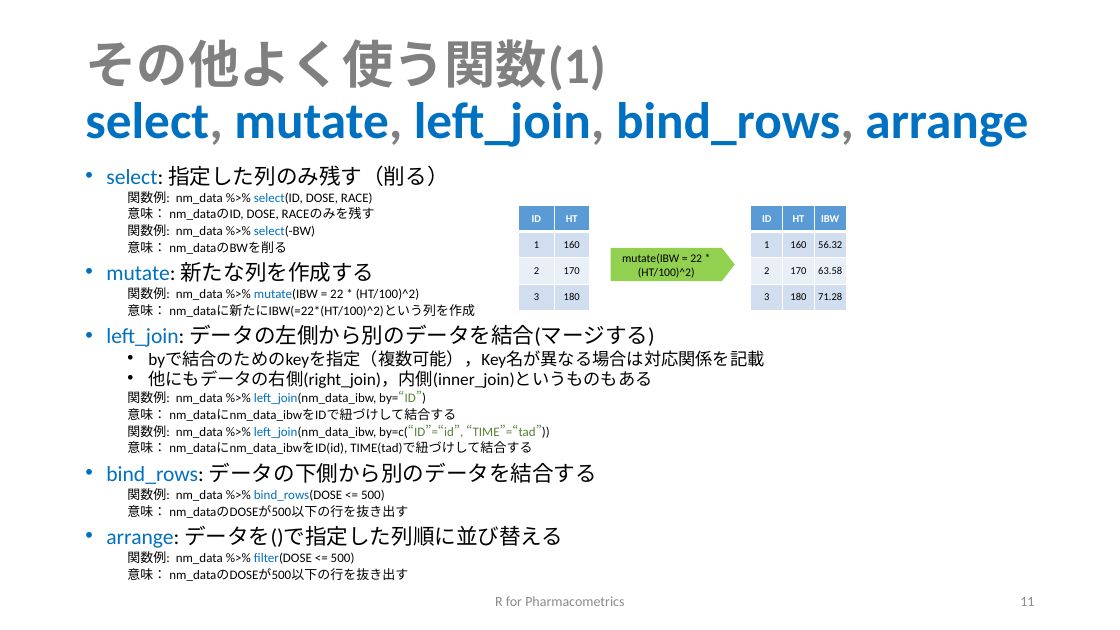
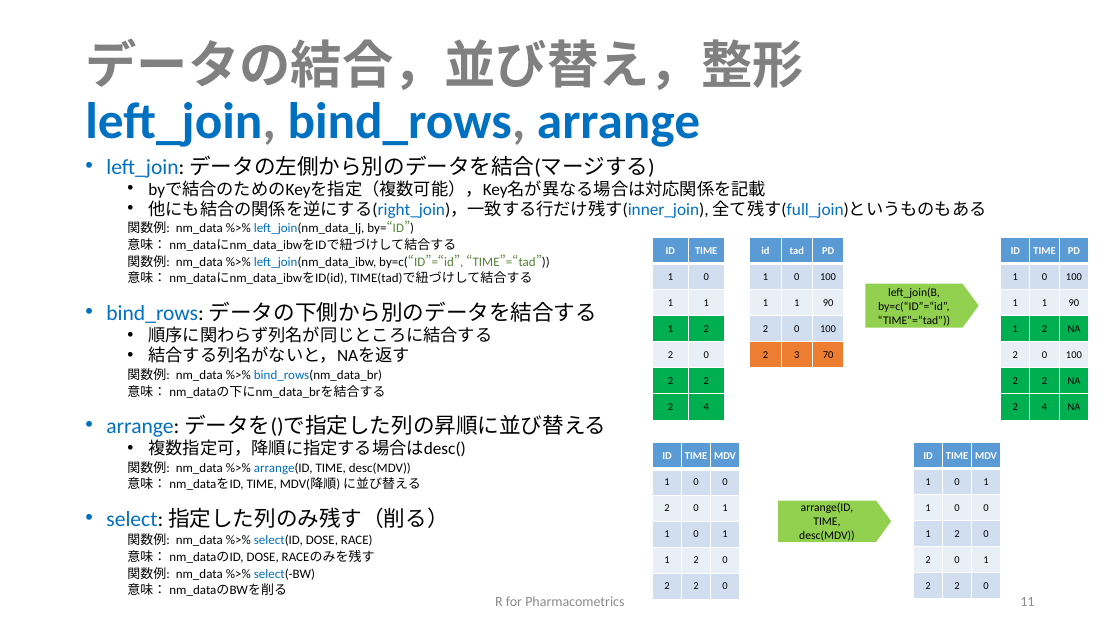
Before and after one commit to MasatoFukae/R-for-PMx, a slide deck: slide 11 of sample/1_data_handling.pptx. Drawn at 1120x630 pixels with LibreOffice and Linux fonts; fonts in the diff are those of the drawing. Boxes give left, top, right and bottom in pixels: in the first picture for what was removed or moved away, otherwise in the second. Text is boxed around its words. In the diff, an @@ line names an element or a change of style, - is before the commit and + after.

Commit message:
EDA ppt modified as of 201001
EDA ppt modified as of 201001

```diff
--- a/sample/1_data_handling.pptx
+++ b/sample/1_data_handling.pptx
@@ title at (85, 38, 804, 147): text changed @@
-その他よく使う関数(1)
-select, mutate, left_join, bind_rows, arrange
+データの結合，並び替え，整形
+left_join, bind_rows, arrange
@@ text "left_join: データの左側から別のデータを結合(マージする)": place and size @@
-text "left_join: データの左側から別のデータを結合(マージする)" at (106, 165, 764, 581)
+text "left_join: データの左側から別のデータを結合(マージする)" at (106, 155, 987, 596)
@@ text at (106, 155, 987, 490): paragraphs added @@
+• left_join: データの左側から別のデータを結合(マージする)
+  • byで結合のためのKeyを指定（複数可能），Key名が異なる場合は対応関係を記載
+  • 他にも結合の関係を逆にする(right_join)，一致する行だけ残す(inner_join), 全て残す(full_join)というものもある
+  関数例: nm_data %>% left_join(nm_data_lj, by=“ID”)
+  意味： nm_dataにnm_data_ibwをIDで紐づけして結合する
+  関数例: nm_data %>% left_join(nm_data_ibw, by=c(“ID”=“id”, “TIME”=“tad”))
+  意味： nm_dataにnm_data_ibwをID(id), TIME(tad)で紐づけして結合する
+• bind_rows: データの下側から別のデータを結合する
+  • 順序に関わらず列名が同じところに結合する
+  • 結合する列名がないと，NAを返す
+  関数例: nm_data %>% bind_rows(nm_data_br)
+  意味： nm_dataの下にnm_data_brを結合する
+• arrange: データを()で指定した列の昇順に並び替える
+  • 複数指定可，降順に指定する場合はdesc()
+  関数例: nm_data %>% arrange(ID, TIME, desc(MDV))
+  意味： nm_dataをID, TIME, MDV(降順) に並び替える
@@ table removed at (519, 206, 590, 310), 4 rows, 2 columns @@
-ID | HT
-1 | 160
-2 | 170
-3 | 180
@@ table removed at (751, 206, 847, 310), 4 rows, 3 columns @@
-ID | HT | IBW
-1 | 160 | 56.32
-2 | 170 | 63.58
-3 | 180 | 71.28
@@ table added at (653, 238, 724, 420), 7 rows, 2 columns @@
+ID | TIME
+1 | 0
+1 | 1
+1 | 2
+2 | 0
+2 | 2
+2 | 4
@@ table added at (750, 238, 844, 368), 5 rows, 3 columns @@
+id | tad | PD
+1 | 0 | 100
+1 | 1 | 90
+2 | 0 | 100
+2 | 3 | 70
@@ table added at (1001, 238, 1089, 420), 7 rows, 3 columns @@
+ID | TIME | PD
+1 | 0 | 100
+1 | 1 | 90
+1 | 2 | NA
+2 | 0 | 100
+2 | 2 | NA
+2 | 4 | NA
@@ text at (106, 262, 764, 581): paragraphs removed @@
-• mutate: 新たな列を作成する
-  関数例: nm_data %>% mutate(IBW = 22 * (HT/100)^2)
-  意味： nm_dataに新たにIBW(=22*(HT/100)^2)という列を作成
-• left_join: データの左側から別のデータを結合(マージする)
-  • byで結合のためのkeyを指定（複数可能），Key名が異なる場合は対応関係を記載
-  • 他にもデータの右側(right_join)，内側(inner_join)というものもある
-  関数例: nm_data %>% left_join(nm_data_ibw, by=“ID”)
-  意味： nm_dataにnm_data_ibwをIDで紐づけして結合する
-  関数例: nm_data %>% left_join(nm_data_ibw, by=c(“ID”=“id”, “TIME”=“tad”))
-  意味： nm_dataにnm_data_ibwをID(id), TIME(tad)で紐づけして結合する
-• bind_rows: データの下側から別のデータを結合する
-  関数例: nm_data %>% bind_rows(DOSE <= 500)
-  意味： nm_dataのDOSEが500以下の行を抜き出す
-• arrange: データを()で指定した列順に並び替える
-  関数例: nm_data %>% filter(DOSE <= 500)
-  意味： nm_dataのDOSEが500以下の行を抜き出す
@@ right arrow removed at (611, 248, 735, 281) @@
-mutate(IBW = 22 * (HT/100)^2)
@@ right arrow added at (865, 284, 979, 328), fill #92D050, 10 pt, text #000000 @@
+left_join(B, by=c(“ID”=“id”, “TIME”=“tad”))
@@ table added at (653, 443, 741, 599), 6 rows, 3 columns @@
+ID | TIME | MDV
+1 | 0 | 0
+2 | 0 | 1
+1 | 0 | 1
+1 | 2 | 0
+2 | 2 | 0
@@ table added at (914, 443, 1002, 599), 6 rows, 3 columns @@
+ID | TIME | MDV
+1 | 0 | 1
+1 | 0 | 0
+1 | 2 | 0
+2 | 0 | 1
+2 | 2 | 0
@@ text at (106, 507, 448, 528): more space between paragraphs @@
@@ right arrow added at (778, 501, 891, 542), fill #92D050, 10 pt, text #000000 @@
+arrange(ID, TIME, desc(MDV))
```
Also in this commit, not shown: 7 other slides changed, 2 slides added, 2 other files.
